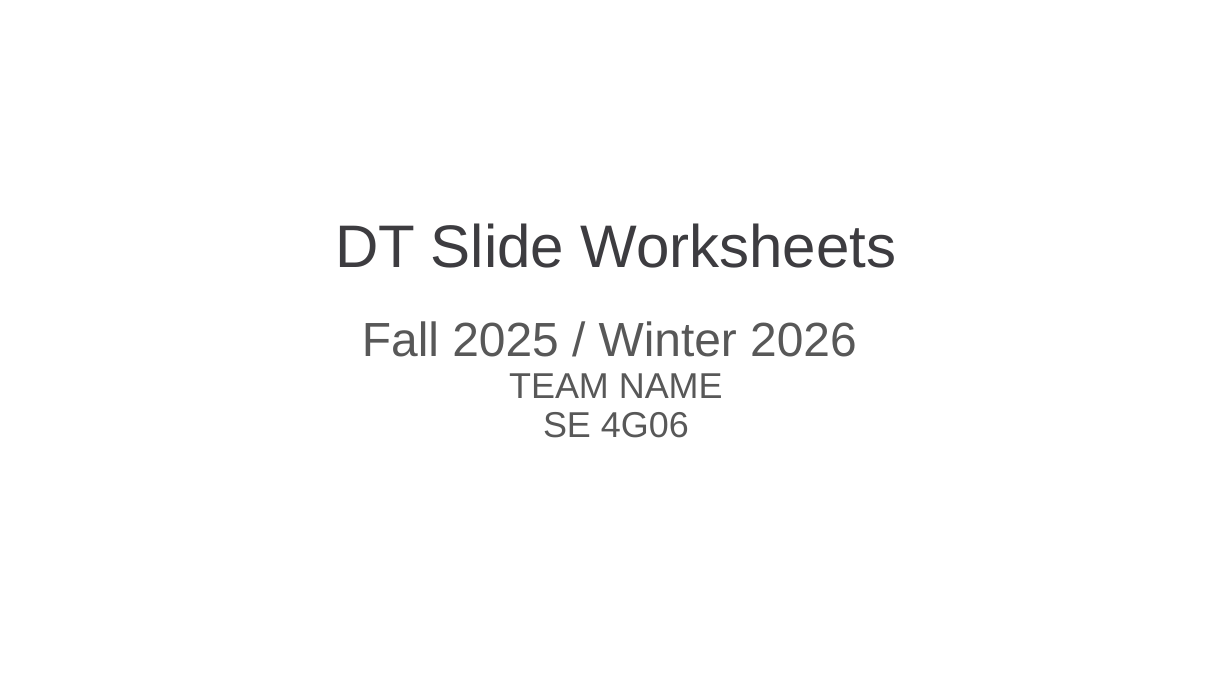
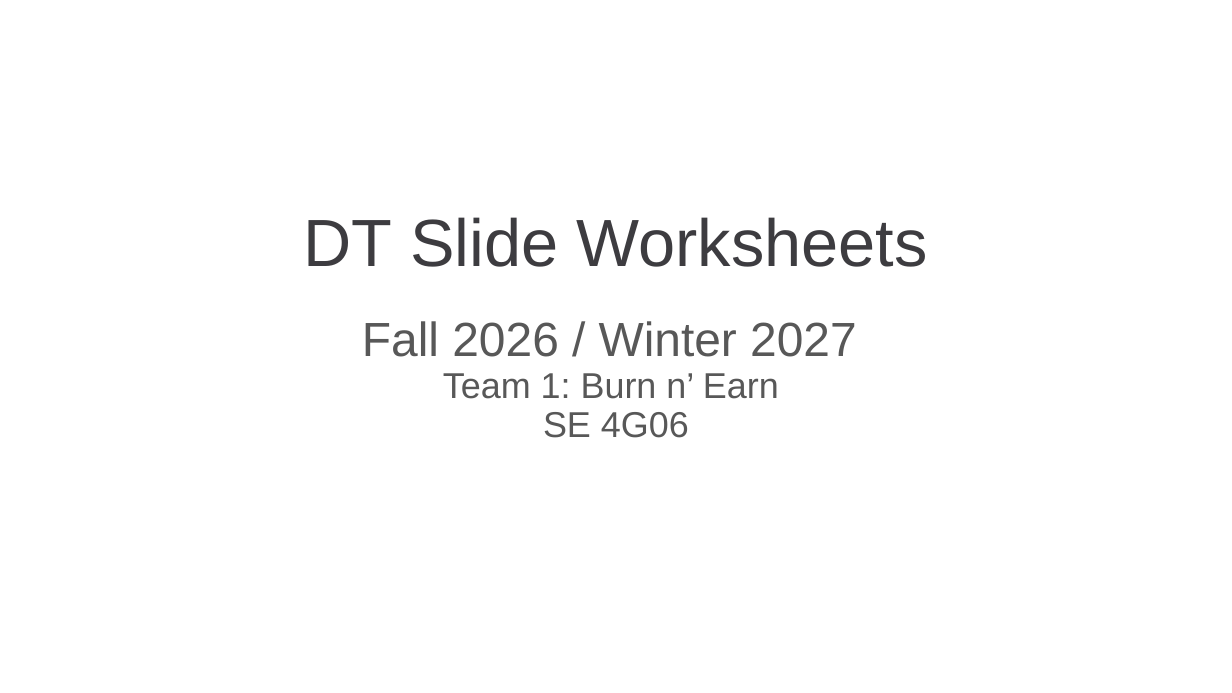
Before and after one commit to davislenover/BurnNEarn, a slide deck: slide 1 of docs/CDs/DesignThinking/DesignThinkingWorksheet.pptx. Drawn at 1232x693 pixels with LibreOffice and Linux fonts; fonts in the diff are those of the drawing. Boxes give left, top, right and bottom in pixels: in the first picture for what was removed or moved away, otherwise in the second. Text is boxed around its words. In the diff, an @@ line names an element or a change of style, - is before the commit and + after.

```diff
--- a/docs/CDs/DesignThinking/DesignThinkingWorksheet.pptx
+++ b/docs/CDs/DesignThinking/DesignThinkingWorksheet.pptx
@@ title "DT Slide Worksheets" at bbox=[304, 217, 928, 267]: size 35.1 to 39 pt @@
@@ subtitle at bbox=[362, 321, 857, 399]: text changed @@
-Fall 2025 / Winter 2026
-TEAM NAME
+Fall 2026 / Winter 2027
+Team 1: Burn n’ Earn
```
Also in this commit, not shown: 60 other slides changed, 13 slides added, 9 slides removed, 1 other file.
